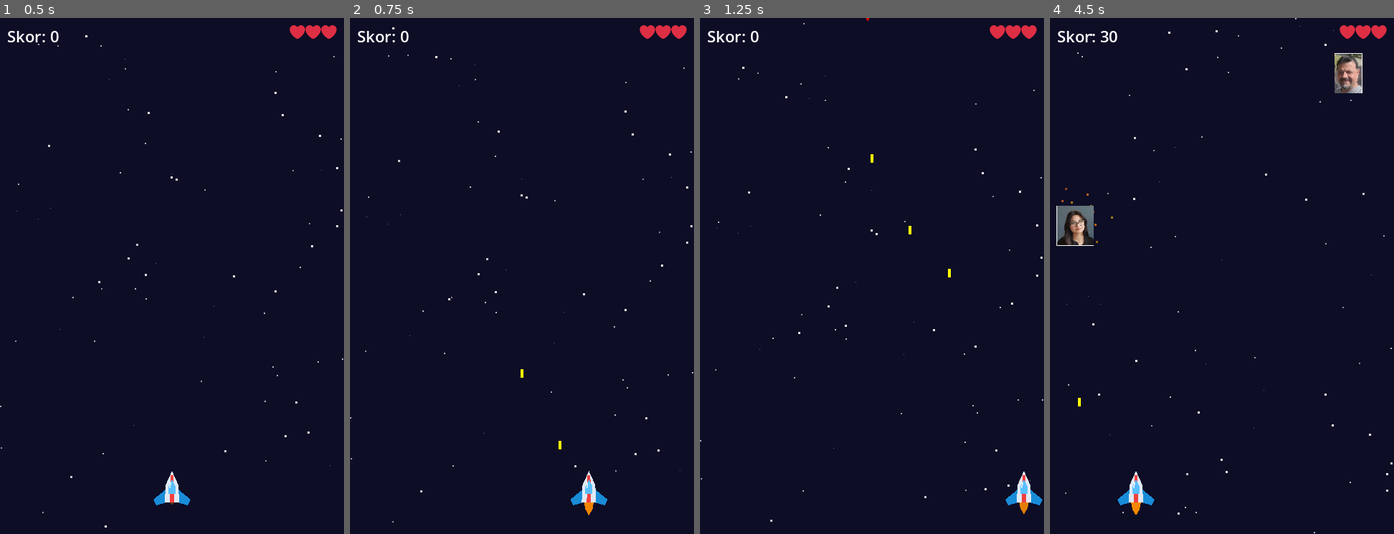
Above: before the commit, frames 1-4 (left to right).
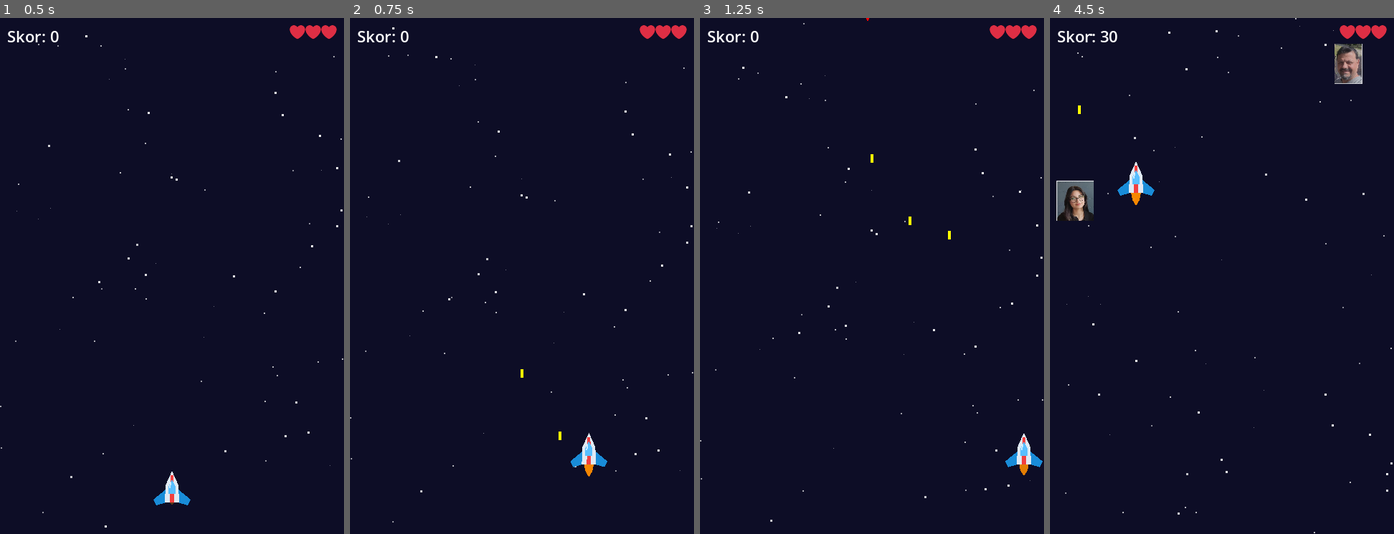
Above: after the commit, the same moments.

Repository: RmznBDY/uzay-atis-oyunu
Game: Godot game, scene res://main.tscn
Same seed, same stepped clock (60 frames per second), same inputs: the game is played once before the commit and once after it.
Inputs (mouse positions are in pixels of both pictures, inside the frame that each line leads up to):
- Up to frame 1 (0.5 s): no input
- Up to frame 2 (0.75 s): tap Enter (ui_accept) at 0.5 s; move the mouse to (597, 250) at 0.52 s; hold Right (ui_right) from 0.53 s (still down); click (597, 250) at 0.67 s
- Up to frame 3 (1.25 s): keep holding Right (ui_right); tap Enter (ui_accept) at 0.77 s
- Up to frame 4 (4.5 s): release Right (ui_right) at 1.25 s; drag from (1153, 301) to (1204, 379) at 1.27 s; move the mouse to (1256, 162) at 2.02 s; hold Right (ui_right) 2.03-2.75 s; drag from (1204, 379) to (1118, 198) at 2.77 s; move the mouse to (1325, 353) at 3.52 s; hold Left (ui_left) 3.53-4.25 s; tap Enter (ui_accept) at 3.77 s; drag from (1118, 198) to (1170, 147) at 4.27 s

Frame 1 is identical in both runs. In frame 2, 0.7% of the frame differs, in the area x 60-75%, y 80-97%; in frame 3, 0.7%; in frame 4, 2.6%, in the area x 1-91%, y 5-97%.

Commit message:
Gemi yukari/asagi da hareket edebilir

Diff:
--- a/main.gd
+++ b/main.gd
@@ -21,6 +21,8 @@
 const TOUCH_FOLLOW_SPEED = 800.0
 const PHOTO_DIR = "res://foto"
 const PHOTO_DISPLAY_SIZE = 56.0
+const PLAYER_MIN_Y = 220.0
+const PLAYER_MAX_Y = SCREEN_HEIGHT - 30.0
 
 var player: Node2D
 var engine_glow: Polygon2D
@@ -38,6 +40,7 @@
 var emoji_font: Font
 var touch_active: bool = false
 var touch_x: float = 0.0
+var touch_y: float = 0.0
 var autofire_timer: float = 0.0
 var photo_textures: Array[Texture2D] = []
 
@@ -79,10 +82,12 @@
 		touch_active = event.pressed
 		if event.pressed:
 			touch_x = event.position.x
+			touch_y = event.position.y
 			if game_over:
 				get_tree().reload_current_scene()
 	elif event is InputEventScreenDrag:
 		touch_x = event.position.x
+		touch_y = event.position.y
 
 
 func _process(delta: float) -> void:
@@ -92,19 +97,31 @@
 		return
 
 	var input_x := 0.0
+	var input_y := 0.0
 	if Input.is_action_pressed("ui_left"):
 		input_x -= 1.0
 	if Input.is_action_pressed("ui_right"):
 		input_x += 1.0
+	if Input.is_action_pressed("ui_up"):
+		input_y -= 1.0
+	if Input.is_action_pressed("ui_down"):
+		input_y += 1.0
 
 	if touch_active:
 		var target_x: float = clamp(touch_x, 28.0, SCREEN_WIDTH - 28.0)
+		var target_y: float = clamp(touch_y, PLAYER_MIN_Y, PLAYER_MAX_Y)
 		player.position.x = move_toward(player.position.x, target_x, TOUCH_FOLLOW_SPEED * delta)
+		player.position.y = move_toward(player.position.y, target_y, TOUCH_FOLLOW_SPEED * delta)
 	else:
 		player.position.x = clamp(
 			player.position.x + input_x * PLAYER_SPEED * delta,
 			28.0,
 			SCREEN_WIDTH - 28.0,
+		)
+		player.position.y = clamp(
+			player.position.y + input_y * PLAYER_SPEED * delta,
+			PLAYER_MIN_Y,
+			PLAYER_MAX_Y,
 		)
 
 	if engine_glow:
Not shown, changed: docs/index.html
Not shown, changed: docs/index.pck
